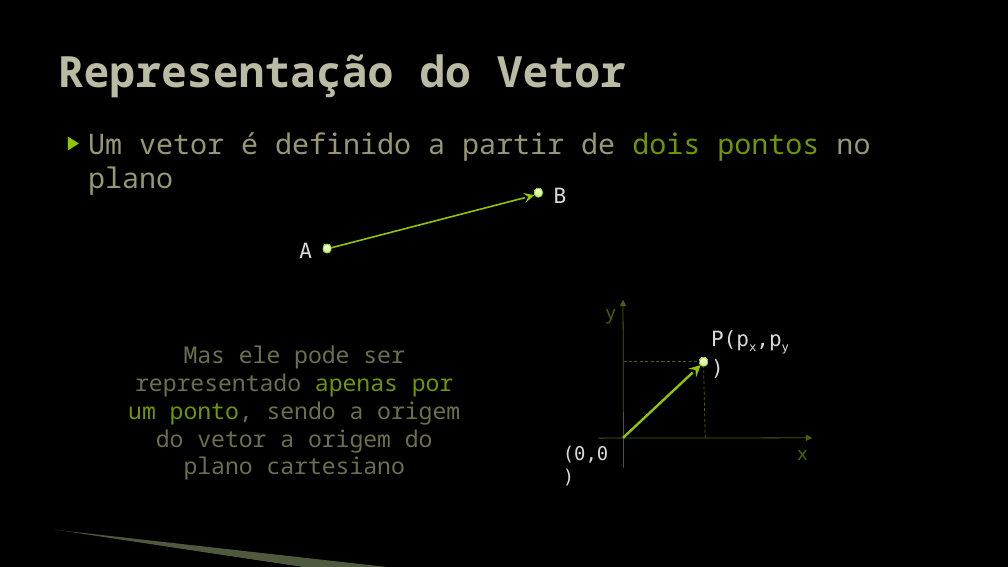
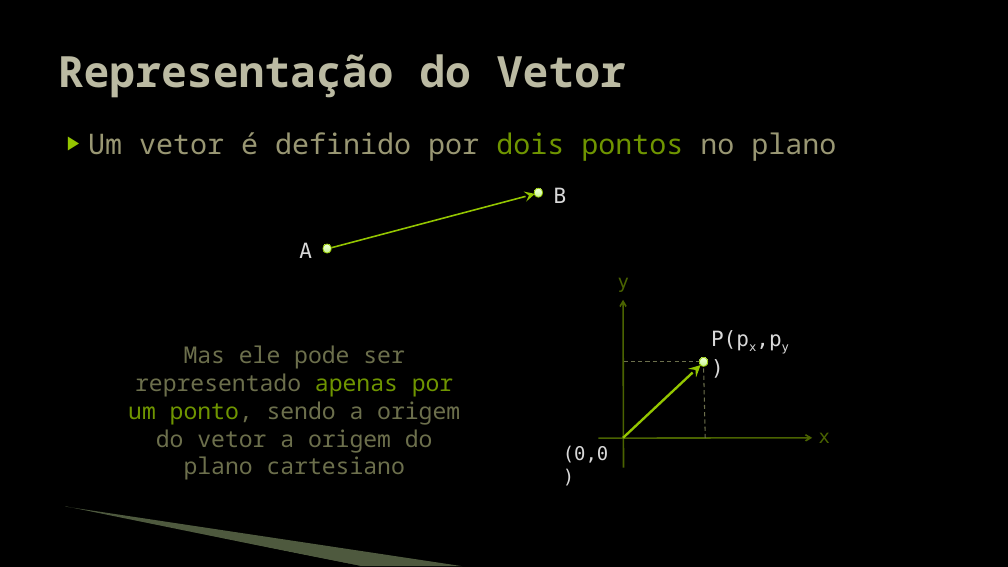
Before and after one commit to JudsonSS/Jogos, a slide deck: slide 4 of Slides/21. Deslocamento Vetorial.pptx. Drawn at 1008x567 pixels with LibreOffice and Linux fonts; fonts in the diff are those of the drawing; background and template pictures are left out. Boxes give left, top, right and bottom in pixels: in the first picture for what was removed or moved away, otherwise in the second. Text is boxed around its words. In the diff, an @@ line names an element or a change of style, - is before the commit and + after.

```diff
--- a/Slides/21. Deslocamento Vetorial.pptx
+++ b/Slides/21. Deslocamento Vetorial.pptx
@@ text at [88,132,836,161]: text changed @@
-▶ Um vetor é definido a partir de dois pontos no plano
+▶ Um vetor é definido por dois pontos no plano
@@ text "y" at [618,278,629,292]: font Noto Sans Mono to DejaVu Sans Mono @@
@@ text "y": place and size @@
-text "y" at [605,309,616,324]
+text "y" at [618,278,629,292]
@@ arrow (624, 468) - (623, 300): stroke #4A6300 0.75 pt to #4A6300 1.5 pt; arrowheads changed @@
@@ line (624, 362) - (699, 362): stroke #4A6300 0.75 pt dashed to #6C6F4C 1 pt dashed @@
@@ line (706, 439) - (704, 367): stroke #4A6300 0.75 pt dashed to #6C6F4C 1 pt dashed @@
@@ arrow (598, 439) - (812, 438): stroke #4A6300 0.75 pt to #4A6300 1.5 pt; arrowheads changed @@
@@ text "x": place and size @@
-text "x" at [797,450,808,460]
+text "x" at [819,433,830,443]
@@ text "x" at [819,433,830,443]: font Noto Sans Mono to DejaVu Sans Mono @@
@@ freeform shape: place and size @@
-freeform shape at [54,531,306,567]
+freeform shape at [64,508,360,566]
@@ freeform shape: place and size @@
-freeform shape at [55,530,393,567]
+freeform shape at [66,507,463,566]
```
Also in this commit, not shown: 6 other slides changed.
